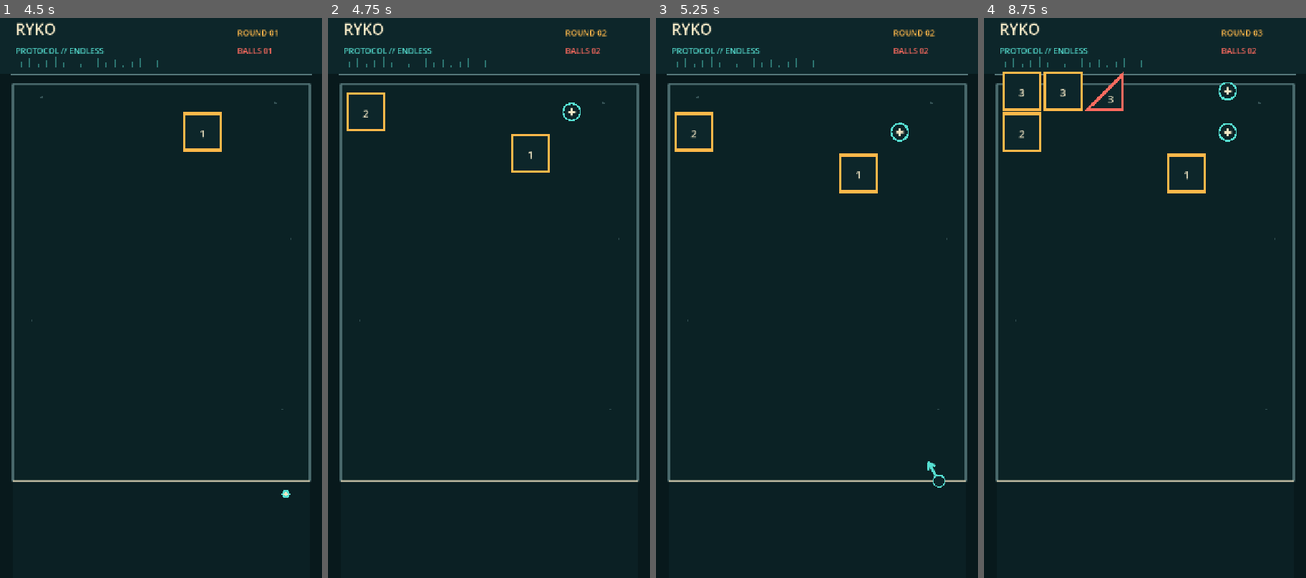
Above: before the commit, frames 1-4 (left to right).
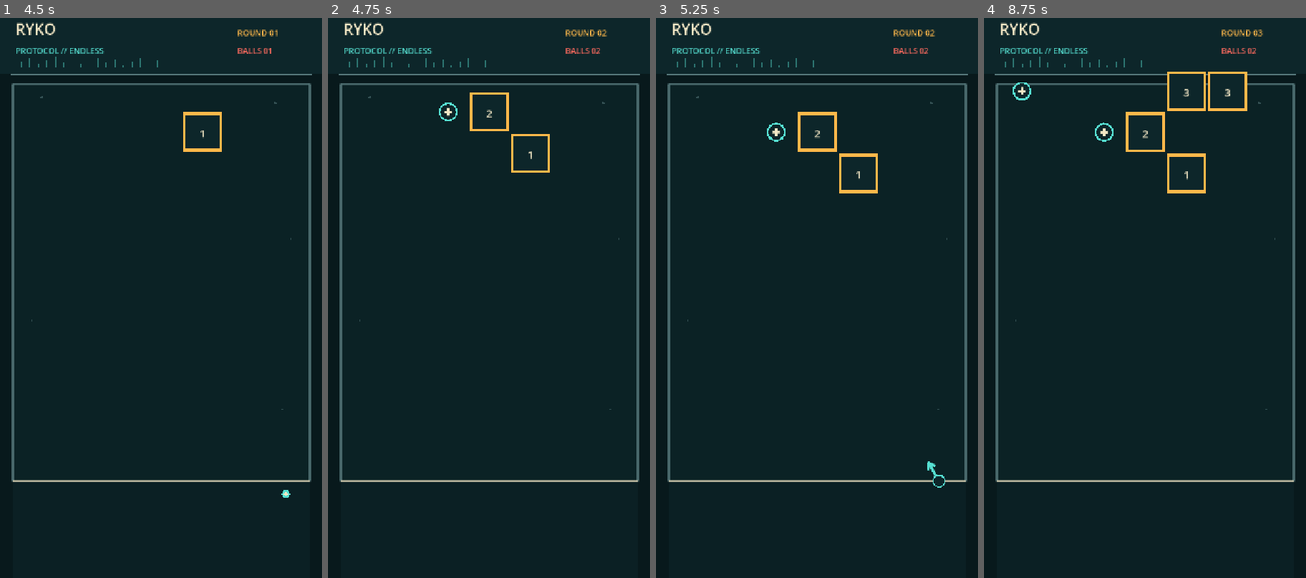
Above: after the commit, the same moments.

Repository: dfagaras/ryko-game
Game: Godot game, scene res://scenes/main.tscn
The game is run twice, just before and just after one commit, with the same random seed, the same clock (stepped at 60 frames per second) and the same inputs.
Inputs (mouse positions are in pixels of both pictures, inside the frame that each line leads up to):
- Up to frame 1 (4.5 s): tap Enter at 0.5, 2.75, 4.25 s; move the mouse to (231, 264) at 0.52 s; click (231, 264) at 0.67 s; tap Space at 1.25, 3.5 s; drag from (96, 320) to (144, 404) at 1.27 s; move the mouse to (193, 163) at 2.02 s; click (193, 163) at 2.17 s; drag from (144, 404) to (64, 208) at 2.77 s; move the mouse to (257, 376) at 3.52 s; click (257, 376) at 3.67 s; drag from (64, 208) to (112, 146) at 4.27 s
- Up to frame 2 (4.75 s): no input
- Up to frame 3 (5.25 s): move the mouse to (833, 292) at 5.02 s; click (833, 292) at 5.17 s
- Up to frame 4 (8.75 s): tap Space at 5.75 s; drag from (1096, 146) to (1080, 320) at 5.77 s; move the mouse to (1215, 264) at 6.52 s; click (1215, 264) at 6.67 s; drag from (1080, 320) to (1128, 404) at 7.27 s; move the mouse to (1177, 163) at 8.02 s; click (1177, 163) at 8.17 s

Frame 1 is identical in both runs. In frame 2, 0.6% of the frame differs, in the area x 5-79%, y 13-21%; in frame 3, 0.7%; in frame 4, 2.1%, in the area x 5-82%, y 9-24%.

Commit message:
feat: add dense x2 square blocks

Diff:
--- a/scripts/main.gd
+++ b/scripts/main.gd
@@ -41,6 +41,8 @@
 const TRIANGLE_CHANCE := 0.28
 const TRIANGLE_ORIENTATIONS := ["top_left", "top_right", "bottom_left", "bottom_right"]
 const BLOCK_OUTLINE_WIDTH := 6.0
+const DENSE_BLOCK_START_TURN := 10
+const DENSE_BLOCK_MULTIPLIER := 2
 
 const BG := Color("#08191c")
 const PLAYFIELD_BG := Color("#0b2225")
@@ -156,14 +158,35 @@
 func _spawn_row(hp: int, row: int = 0) -> void:
 	var columns := _shuffled_columns()
 	var block_count := _block_count_for_turn()
+	var row_shapes: Array[String] = []
+	var row_orientations: Array[String] = []
+	var square_indices: Array[int] = []
+
+	for index in range(block_count):
+		if turn >= 3 and rng.randf() < TRIANGLE_CHANCE:
+			var orientation: String = TRIANGLE_ORIENTATIONS[rng.randi_range(0, TRIANGLE_ORIENTATIONS.size() - 1)]
+			row_shapes.append("triangle")
+			row_orientations.append(orientation)
+		else:
+			row_shapes.append("square")
+			row_orientations.append("")
+			square_indices.append(index)
+
+	# Dense blocks are intentionally limited to one per row and can only be
+	# assigned to a square. The roll happens once per row so triangle frequency
+	# does not accidentally make dense blocks more common.
+	var dense_index := -1
+	if not square_indices.is_empty() and rng.randf() < _dense_block_spawn_chance():
+		dense_index = square_indices[rng.randi_range(0, square_indices.size() - 1)]
 
 	for index in range(block_count):
 		var column := columns[index]
-		if turn >= 3 and rng.randf() < TRIANGLE_CHANCE:
-			var orientation: String = TRIANGLE_ORIENTATIONS[rng.randi_range(0, TRIANGLE_ORIENTATIONS.size() - 1)]
-			_add_triangle_block(column, row, hp, orientation)
+		if row_shapes[index] == "triangle":
+			_add_triangle_block(column, row, hp, row_orientations[index])
 		else:
-			_add_square_block(column, row, hp)
+			var is_dense := index == dense_index
+			var square_hp := hp * DENSE_BLOCK_MULTIPLIER if is_dense else hp
+			_add_square_block(column, row, square_hp, is_dense)
 
 	var pickup_column := columns[block_count]
 	pickups.append({
@@ -182,6 +205,16 @@
 	if turn <= 19:
 		return rng.randi_range(3, 5)
 	return rng.randi_range(4, 6)
+
+
+func _dense_block_spawn_chance() -> float:
+	if turn < DENSE_BLOCK_START_TURN:
+		return 0.0
+	if turn <= 19:
+		return 0.22
+	if turn <= 29:
+		return 0.30
+	return 0.38
 
 
 func _shuffled_columns() -> Array[int]:
@@ -196,7 +229,7 @@
 	return result
 
 
-func _add_square_block(column: int, row: int, hp: int) -> void:
+func _add_square_block(column: int, row: int, hp: int, is_dense: bool = false) -> void:
 	var body := StaticBody2D.new()
 	body.position = _cell_center(column, row)
 	body.set_meta("kind", "block")
@@ -210,6 +243,8 @@
 	blocks.append({
 		"body": body,
 		"shape": "square",
+		"variant": "dense" if is_dense else "normal",
+		"hp_multiplier": DENSE_BLOCK_MULTIPLIER if is_dense else 1,
 		"hp": hp,
 		"position": body.position,
 		"column": column,
@@ -230,6 +265,8 @@
 	blocks.append({
 		"body": body,
 		"shape": "triangle",
+		"variant": "normal",
+		"hp_multiplier": 1,
 		"hp": hp,
 		"position": body.position,
 		"column": column,
@@ -649,10 +686,16 @@
 		var hp := str(item["hp"])
 		if item["shape"] == "square":
 			var rect := Rect2(center - Vector2(CELL, CELL) * 0.5, Vector2(CELL, CELL))
+			var is_dense := String(item.get("variant", "normal")) == "dense"
 			# Draw the border as an outer solid shape plus an inset fill. Unlike a
 			# centered stroke, this can never overlap a neighbouring cell.
-			draw_rect(rect, AMBER, true)
+			draw_rect(rect, AQUA if is_dense else AMBER, true)
 			draw_rect(rect.grow(-BLOCK_OUTLINE_WIDTH), PANEL, true)
+			if is_dense:
+				var inner_border := rect.grow(-(BLOCK_OUTLINE_WIDTH + 7.0))
+				draw_rect(inner_border, AQUA, false, 3.0, true)
+				_draw_centered_label("x2", center + Vector2(0.0, -28.0), 13, CORAL)
+				label_center.y += 7.0
 		else:
 			var local_points := _triangle_local_points(String(item["orientation"]))
 			var points := PackedVector2Array()
